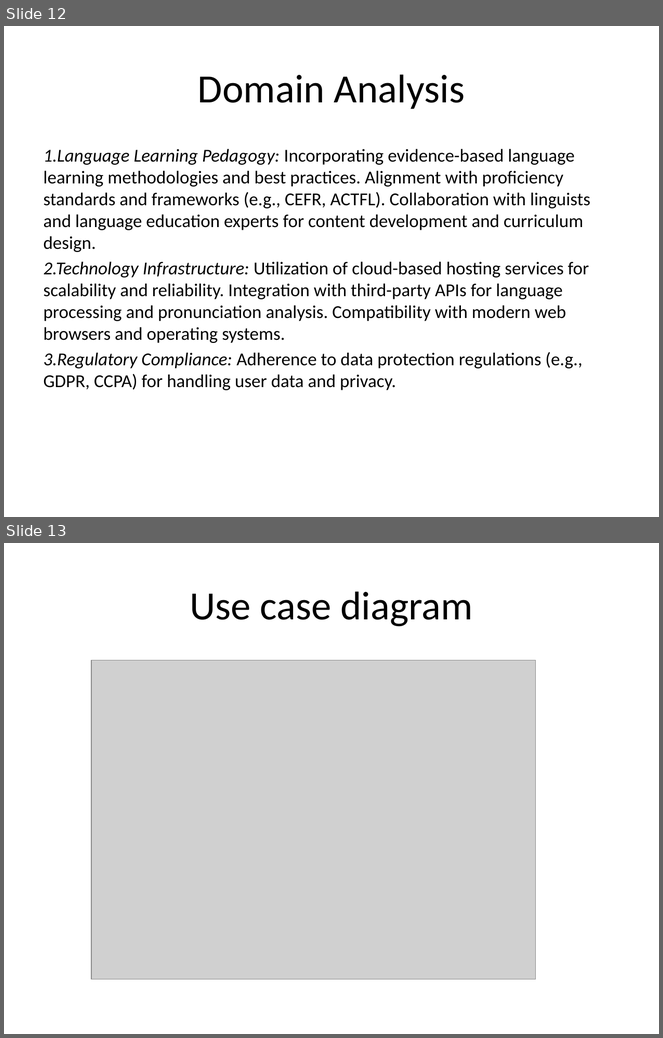
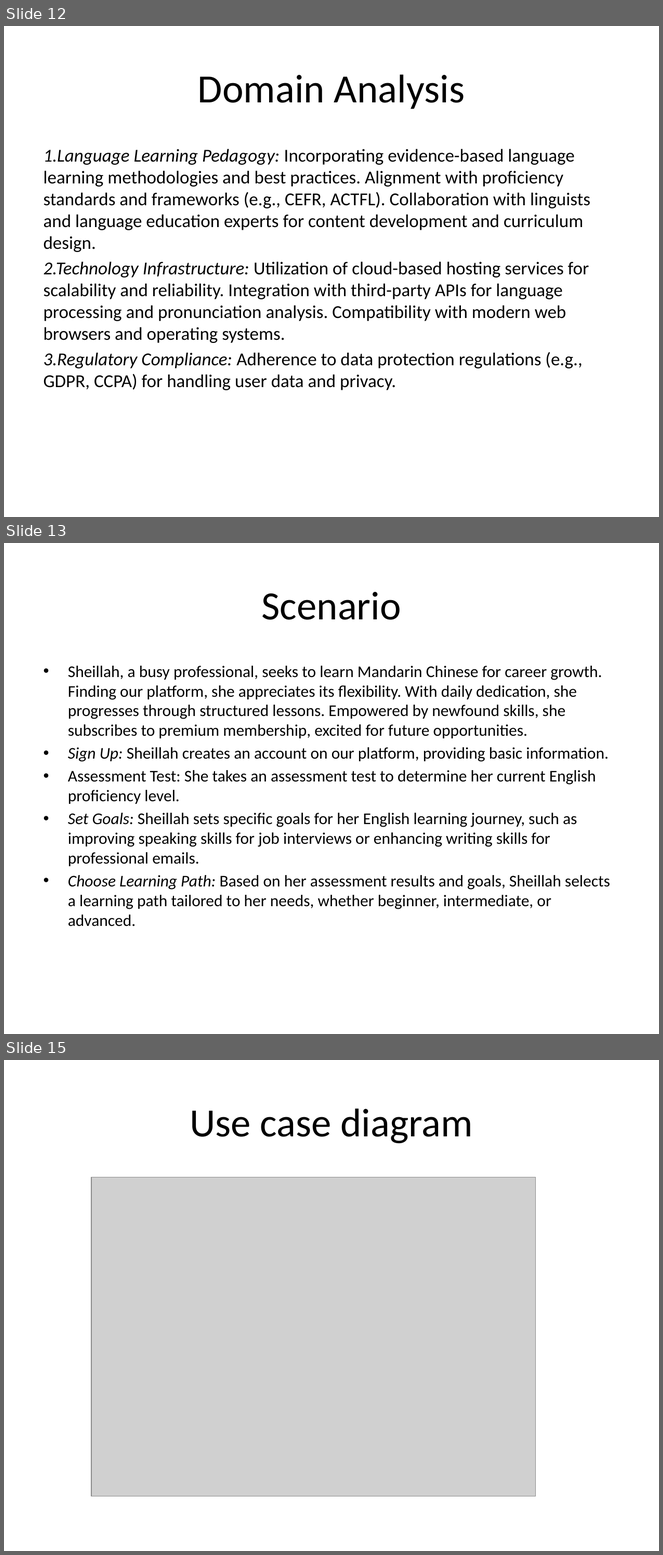
Before and after one commit to VictorMK22/PixelPioneers, a slide deck: Presentation1.pptx. Shown one above the other, each under a label of ours: slides 12 and 13 before the commit, slides 12, 13 and 15 after it; the slides between them are not shown. The pictures are 663x1038 and 663x1555 pixels, drawn with LibreOffice and Linux fonts; fonts in the diff are those of the drawing; grey boxes stand for pictures. Boxes give left, top, right and bottom in pixels: in the first picture for what was removed or moved away, otherwise in the second. Text is boxed around its words. In the diff, an @@ line names an element or a change of style, - is before the commit and + after.

```diff
--- a/Presentation1.pptx
+++ b/Presentation1.pptx
@@ slide 13 added at <box>4,543,659,1034</box>, background #FFFFFF @@
@@ title added at <box>262,592,401,620</box>, 44 pt, text #000000 @@
+Scenario
@@ text added at <box>68,666,610,927</box>, 18 pt, text #000000 @@
+• Sheillah, a busy professional, seeks to learn Mandarin Chinese for career growth. Finding our platform, she appreciates its flexibility. With daily dedication, she progresses through structured lessons. Empowered by newfound skills, she subscribes to premium membership, excited for future opportunities.
+• Sign Up: Sheillah creates an account on our platform, providing basic information.
+• Assessment Test: She takes an assessment test to determine her current English proficiency level.
+• Set Goals: Sheillah sets specific goals for her English learning journey, such as improving speaking skills for job interviews or enhancing writing skills for professional emails.
+• Choose Learning Path: Based on her assessment results and goals, Sheillah selects a learning path tailored to her needs, whether beginner, intermediate, or advanced.
@@ what was slide 13 is now slide 15 @@
```
Also in this commit, not shown: 1 other slide added.
